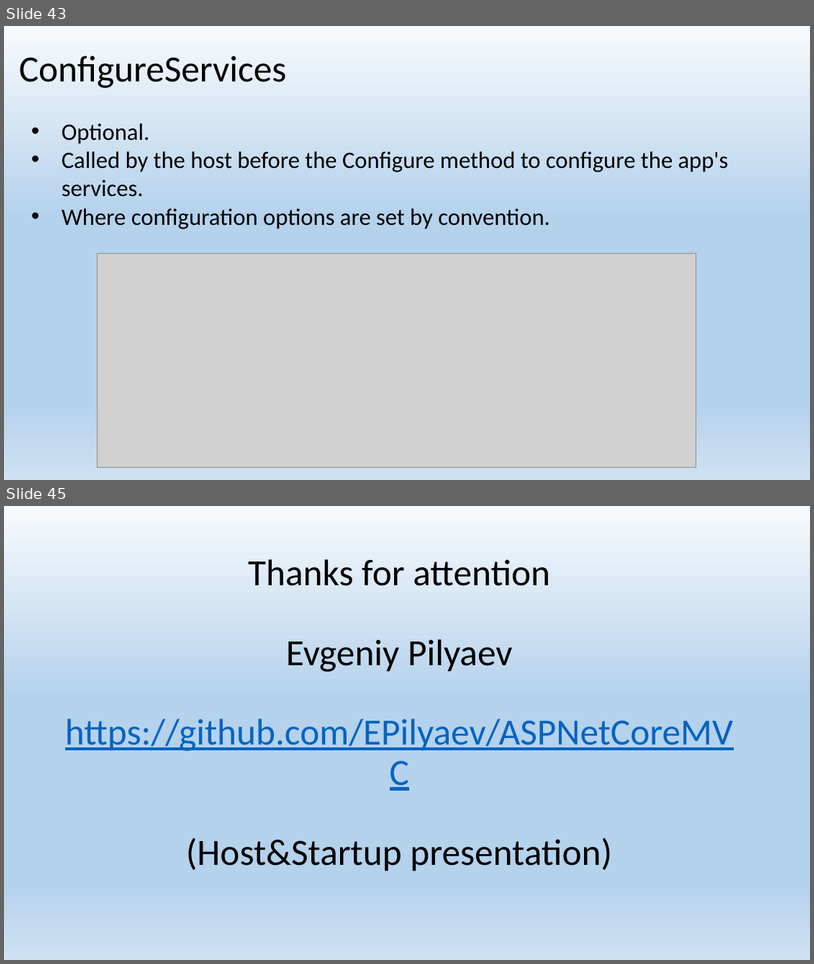
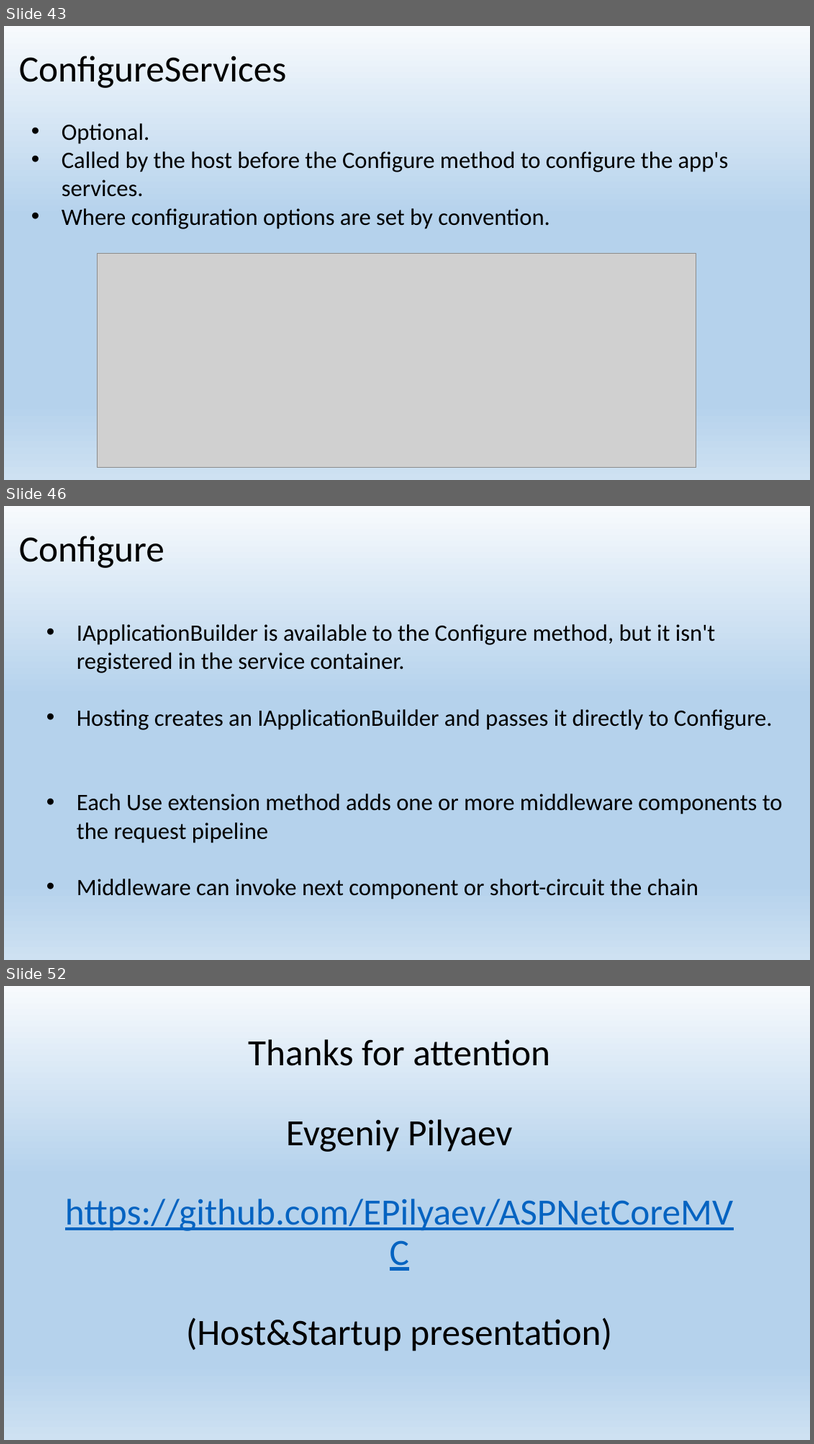
Before and after one commit to EPilyaev/ASPNetCoreMVC, a slide deck: Host&Startup.pptx. Shown one above the other, each under a label of ours: slides 43 and 45 before the commit, slides 43, 46 and 52 after it; the slides between them are not shown. The pictures are 814x964 and 814x1444 pixels, drawn with LibreOffice and Linux fonts; fonts in the diff are those of the drawing; grey boxes stand for pictures. Boxes give left, top, right and bottom in pixels: in the first picture for what was removed or moved away, otherwise in the second. Text is boxed around its words. In the diff, an @@ line names an element or a change of style, - is before the commit and + after.

```diff
--- a/Host&Startup.pptx
+++ b/Host&Startup.pptx
@@ slide 46 added at (4,506,810,960), background gradient #F7FAFD to #B5D2EC to #CEE1F2 @@
@@ title added at (19,536,165,568), 44 pt, text #000000 @@
+Configure
@@ text added at (77,624,783,899), 28 pt, text #000000 @@
+• IApplicationBuilder is available to the Configure method, but it isn't registered in the service container.
+• Hosting creates an IApplicationBuilder and passes it directly to Configure.
+• Each Use extension method adds one or more middleware components to the request pipeline
+• Middleware can invoke next component or short-circuit the chain
@@ what was slide 45 is now slide 52 @@
```
Also in this commit, not shown: 7 other slides added, 1 slide removed, 4 other files.
